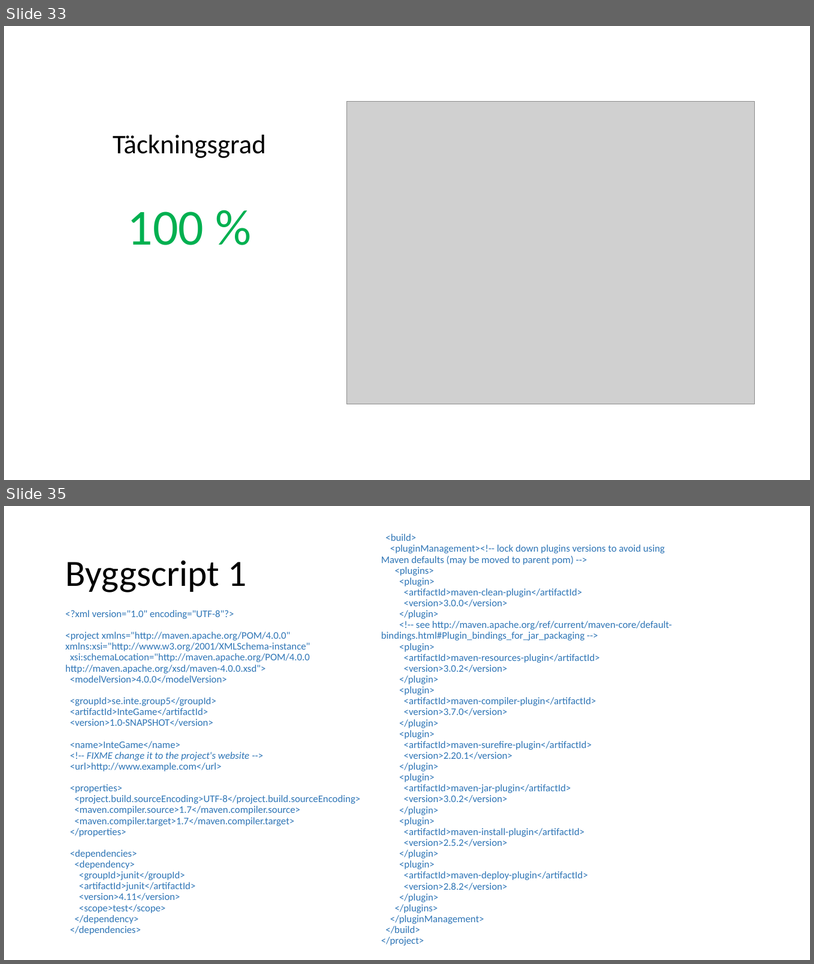
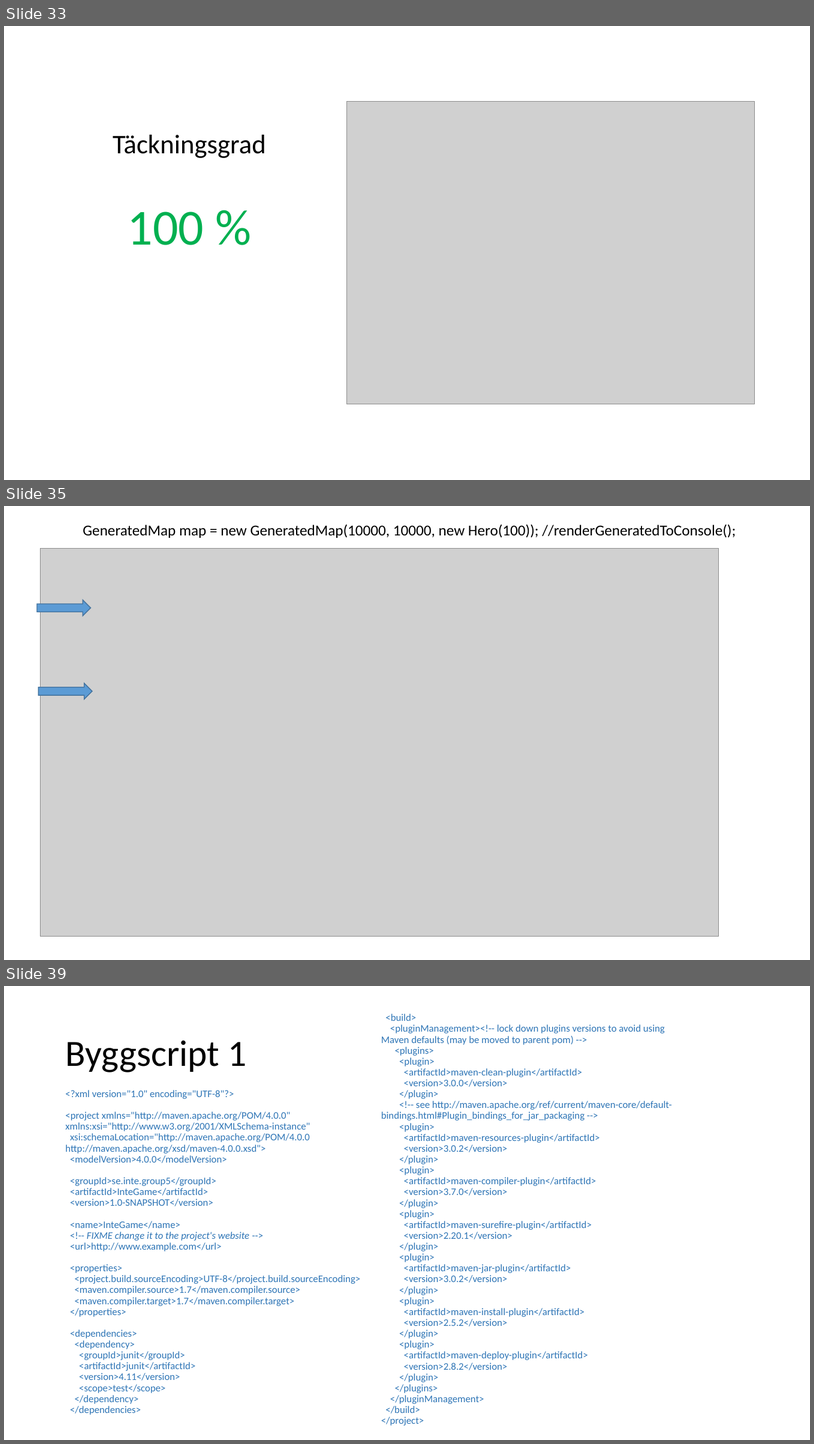
Before and after one commit to hampusidstam/InteGame, a slide deck: docs/Slutredovisning_grp5_v8.pptx. Shown one above the other, each under a label of ours: slides 33 and 35 before the commit, slides 33, 35 and 39 after it; the slides between them are not shown. The pictures are 814x964 and 814x1444 pixels, drawn with LibreOffice and Linux fonts; fonts in the diff are those of the drawing; grey boxes stand for pictures. Boxes give left, top, right and bottom in pixels: in the first picture for what was removed or moved away, otherwise in the second. Text is boxed around its words. In the diff, an @@ line names an element or a change of style, - is before the commit and + after.

```diff
--- a/docs/Slutredovisning_grp5_v8.pptx
+++ b/docs/Slutredovisning_grp5_v8.pptx
@@ slide 35 added at (4, 506, 810, 960), background #FFFFFF @@
@@ text added at (83, 524, 736, 538), 18 pt, text #000000 @@
+GeneratedMap map = new GeneratedMap(10000, 10000, new Hero(100)); //renderGeneratedToConsole();
@@ picture added at (40, 549, 719, 936) @@
@@ left arrow added at (37, 600, 91, 615), fill #5B9BD5, outline #43739E 1 pt @@
@@ left arrow added at (38, 683, 92, 699), fill #5B9BD5, outline #43739E 1 pt @@
@@ what was slide 35 is now slide 39 @@
```
Also in this commit, not shown: 4 other slides added, 1 slide removed.
